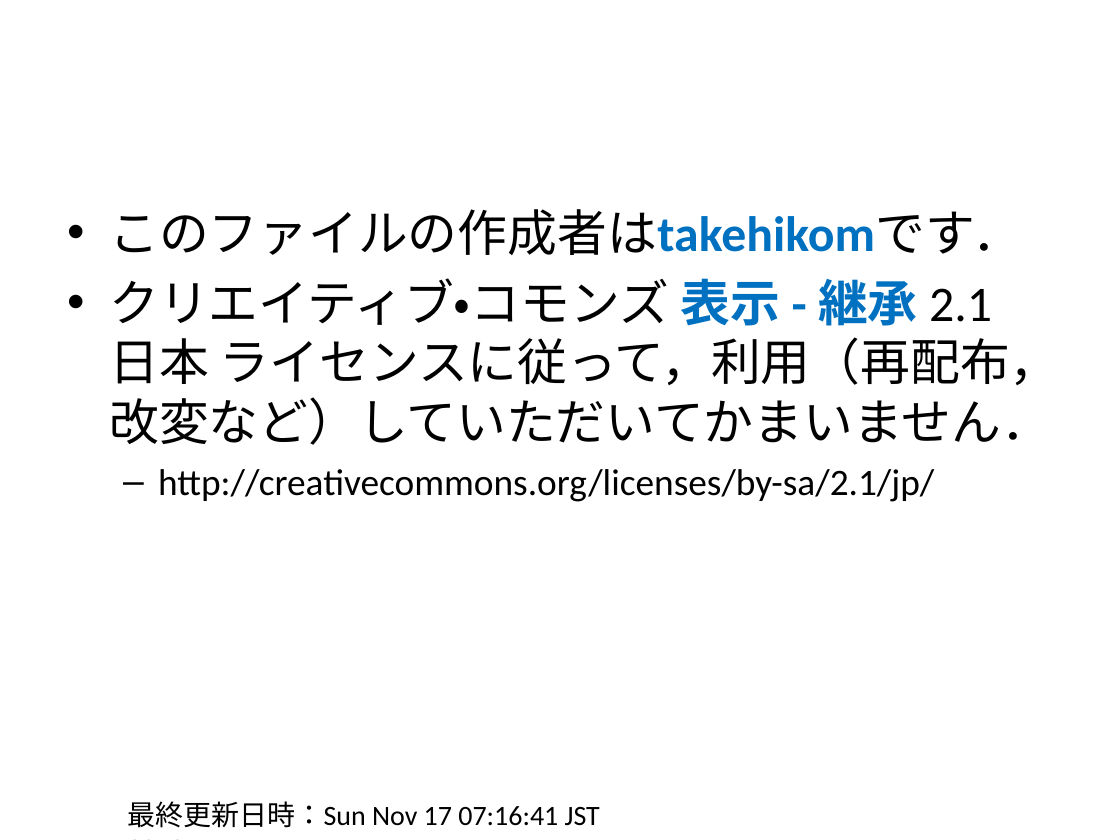
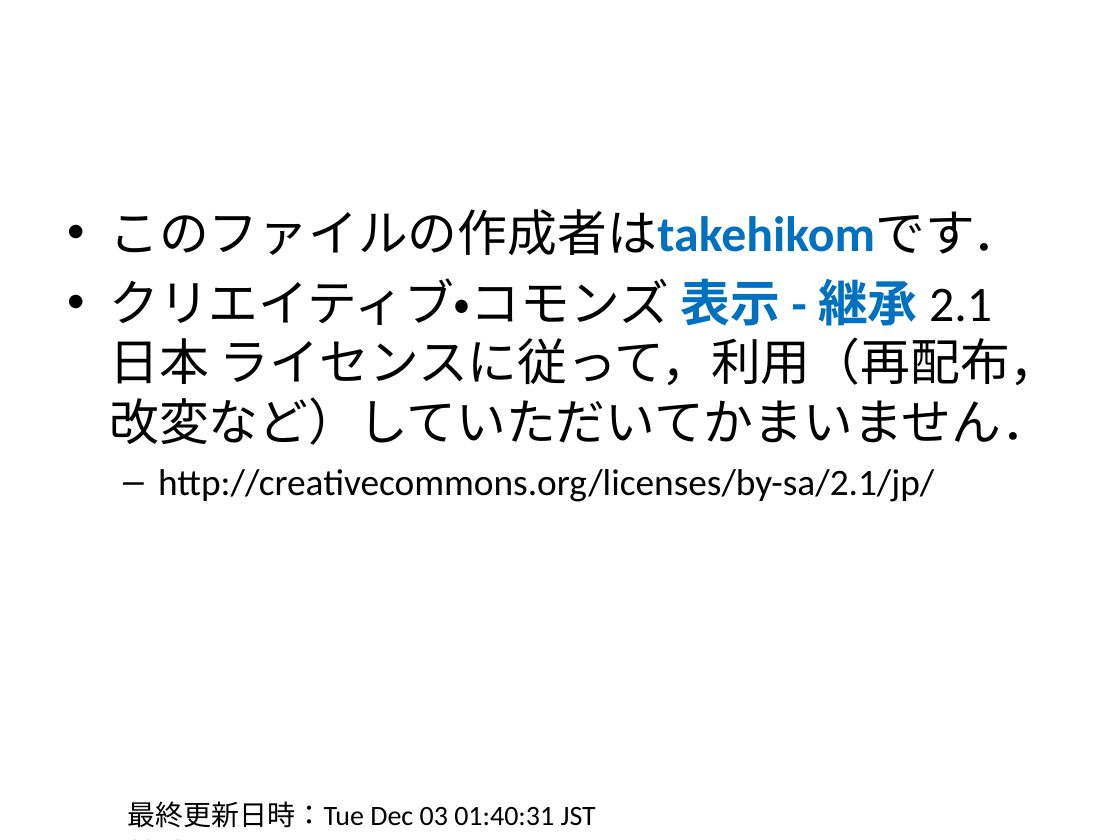
Before and after one commit to takehiko/oomdoc, a slide deck: slide 2 of image/dealout.pptx. Drawn at 1120x840 pixels with LibreOffice and Linux fonts; fonts in the diff are those of the drawing. Boxes give left, top, right and bottom in pixels: in the first picture for what was removed or moved away, otherwise in the second. Text is boxed around its words. In the diff, an @@ line names an element or a change of style, - is before the commit and + after.

```diff
--- a/image/dealout.pptx
+++ b/image/dealout.pptx
@@ text at (x1=128, y1=801, x2=596, y2=828): text changed @@
-最終更新日時：Sun Nov 17 07:16:41 JST 2013
+最終更新日時：Tue Dec 03 01:40:31 JST 2013
```
Also in this commit, not shown: 1 other slide changed, 6 slides added, 3 other files.
